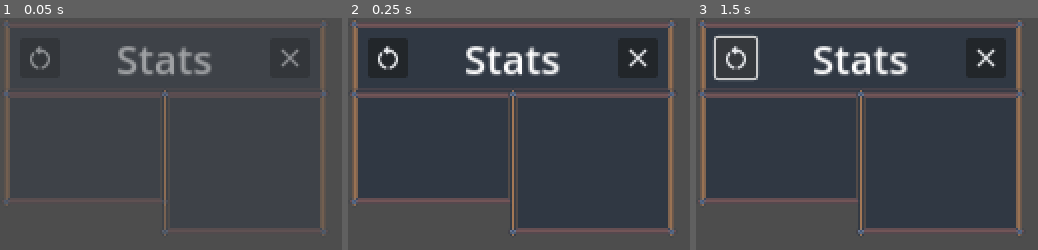
Above: before the commit, frames 1-3 (left to right).
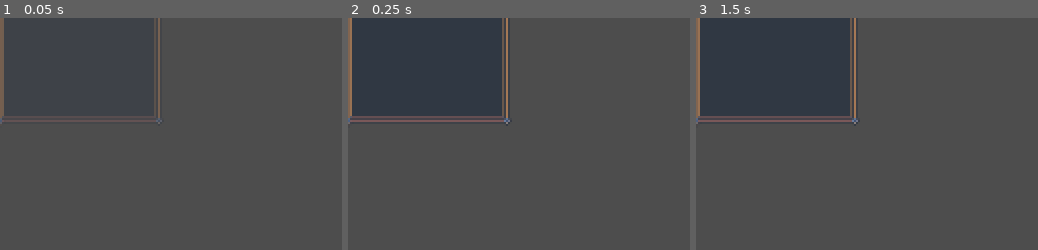
Above: after the commit, the same moments.

Repository: raven-xr/HolyOak-game
Game: Godot game, scene res://subscenes/stats/stats.tscn
Two runs of this game, one before a commit and one after it. Both use one fixed random seed, a clock stepped at 60 frames per second and the inputs below. This scene is started directly instead of the project's main scene.
Inputs (mouse positions are in pixels of both pictures, inside the frame that each line leads up to):
- Up to frame 1 (0.05 s): no input
- Up to frame 2 (0.25 s): no input
- Up to frame 3 (1.5 s): click (737, 57) at 0.52 s; click (737, 57) at 1.27 s

The runs differ from the first frame. In frame 1, 9.6% of the frame differs, in the area x 0-96%, y 0-94%; in frame 2, 63%; in frame 3, 62%.
Error in both runs: Cannot call method 'get_child' on a null value. (res://subscenes/stats/stats.gd:17)

Commit message:
Update code consistency and fixes
* Improve code consistency
* Fix a bug where stats showed the wrong upgrade cost
* Fix a bug where the platform menu overlaps the platform touch screen
* Fix a bug where the platform stats is invisible, now it appears where the units look at
* Some minor changes

Diff:
--- a/scenes/tutorial/tutorial.gd
+++ b/scenes/tutorial/tutorial.gd
@@ -5,7 +5,6 @@
 
 func _ready():
 	modulate = Color(0, 0, 0, 1)
-
 	radio_idle.play()
 	var tween_1 = get_tree().create_tween()
 	tween_1.parallel().tween_property(self, "modulate", Color(1, 1, 1, 1), 2.0)
--- a/subscenes/stats/stats.gd
+++ b/subscenes/stats/stats.gd
@@ -15,7 +15,7 @@
 
 func update_data():
 	var tower = get_parent().get_node("Towers").get_child(0)
-	value.text = str(tower.attack_range, "\n", tower.damage, "\n", tower.unit_count, "\n", tower.cost)
+	value.text = str(tower.attack_range, "\n", tower.damage, "\n", tower.unit_count, "\n", tower.current_cost)
 
 func _on_update_data_button_pressed():
 	click_2d.play()
--- a/subscenes/stats/stats.tscn
+++ b/subscenes/stats/stats.tscn
@@ -10,49 +10,82 @@
 script = ExtResource("1_8qd7j")
 
 [node name="Head" type="Label" parent="."]
-offset_right = 264.0
-offset_bottom = 65.0
+anchors_preset = 8
+anchor_left = 0.5
+anchor_top = 0.5
+anchor_right = 0.5
+anchor_bottom = 0.5
+offset_left = -132.0
+offset_top = -88.0
+offset_right = 132.0
+offset_bottom = -23.0
+grow_horizontal = 2
+grow_vertical = 2
 theme = ExtResource("2_77me8")
 theme_override_font_sizes/font_size = 32
 text = "Stats"
 horizontal_alignment = 1
 
 [node name="Key" type="Label" parent="."]
-offset_top = 56.0
-offset_right = 137.0
-offset_bottom = 152.0
+anchors_preset = 8
+anchor_left = 0.5
+anchor_top = 0.5
+anchor_right = 0.5
+anchor_bottom = 0.5
+offset_left = -132.0
+offset_top = -33.5
+offset_right = 5.0
+offset_bottom = 87.5
+grow_horizontal = 2
+grow_vertical = 2
 theme = ExtResource("2_77me8")
 theme_override_font_sizes/font_size = 16
-text = "Attack Range
-Damage
-Units
-Upgrade Cost
-"
 horizontal_alignment = 1
 
 [node name="Value" type="Label" parent="."]
-offset_left = 127.0
-offset_top = 56.0
-offset_right = 264.0
-offset_bottom = 176.0
+anchors_preset = 8
+anchor_left = 0.5
+anchor_top = 0.5
+anchor_right = 0.5
+anchor_bottom = 0.5
+offset_left = -5.0
+offset_top = -33.5
+offset_right = 132.0
+offset_bottom = 86.5
+grow_horizontal = 2
+grow_vertical = 2
 theme = ExtResource("2_77me8")
 theme_override_colors/font_color = Color(1, 1, 1, 1)
 theme_override_font_sizes/font_size = 16
 horizontal_alignment = 1
 
 [node name="UpdateDataButton" type="Button" parent="."]
-offset_left = 16.0
-offset_top = 16.0
-offset_right = 48.0
-offset_bottom = 47.0
+anchors_preset = 8
+anchor_left = 0.5
+anchor_top = 0.5
+anchor_right = 0.5
+anchor_bottom = 0.5
+offset_left = -112.0
+offset_top = -71.5
+offset_right = -80.0
+offset_bottom = -39.5
+grow_horizontal = 2
+grow_vertical = 2
 theme_override_font_sizes/font_size = 16
 icon = ExtResource("3_oaqog")
 
 [node name="CloseButton" type="Button" parent="."]
-offset_left = 216.0
-offset_top = 16.0
-offset_right = 248.0
-offset_bottom = 47.0
+anchors_preset = 8
+anchor_left = 0.5
+anchor_top = 0.5
+anchor_right = 0.5
+anchor_bottom = 0.5
+offset_left = 80.0
+offset_top = -71.5
+offset_right = 112.0
+offset_bottom = -39.5
+grow_horizontal = 2
+grow_vertical = 2
 theme_override_font_sizes/font_size = 16
 icon = ExtResource("4_a11jm")
 
--- a/units/archers/tower.gd
+++ b/units/archers/tower.gd
@@ -9,7 +9,8 @@
 var is_upgrading = false
 var damage = 0
 var attack_range = 10 # Default collision shape's radius
-var cost = 0
+var current_cost = UnitStats.archers['level_1']['cost']
+var last_cost
 var unit_count = 0
 var spawnpoints = []
 var smoke_spawnpoints = [Vector2(32, 0), Vector2(-32, 0), Vector2(0, 32), Vector2(0, -32),
@@ -33,6 +34,8 @@
 func upgrading():
 	# Inform the platform that the tower is being upgraded
 	is_upgrading = true
+	# Take money away from the player
+	PlayerStats.money -= current_cost
 	# Remove units
 	var tween = get_tree().create_tween()
 	tween.tween_property(units, "modulate", Color(1, 1, 1, 0), 0.15)
@@ -41,7 +44,8 @@
 		child.queue_free()
 	# Upgrade stats
 	damage = UnitStats.archers[str('level_', level)]['damage']
-	cost = UnitStats.archers[str('level_', level)]['cost']
+	last_cost = current_cost
+	current_cost = UnitStats.archers[str('level_', level+1)]['cost']
 	unit_count = UnitStats.archers[str('level_', level)]['unit_count']
 	spawnpoints = UnitStats.archers[str('level_', level)]['spawnpoints']
 	attack_range = UnitStats.archers[str('level_', level)]['attack_range']
@@ -61,12 +65,12 @@
 	if MAX_LEVEL != level:
 		if PlayerStats.money >= UnitStats.archers[str('level_', level+1)]['cost']:
 			get_parent().get_parent().upgrade_texture_button.disabled = false
-	# Take money away from the player
-	PlayerStats.money -= cost
 
 func destruction():
 	# Inform the platform that the tower is being destructed
 	is_upgrading = true
+	# Refund 50% of the last cost
+	PlayerStats.money += last_cost * 0.5
 	# Remove units
 	var tween_1 = get_tree().create_tween()
 	tween_1.tween_property(units, "modulate", Color(1, 1, 1, 0), 0.15)
@@ -75,17 +79,19 @@
 		child.queue_free()
 	# Play animation, SFX and GFX
 	building_2d.play()
-	for i in range(4): # Spawn 4 smokes
-		var smoke = smoke_preload.instantiate()
-		smoke.position = smoke_spawnpoints[gfx_smoke.get_child_count()-1]
-		gfx_smoke.add_child(smoke)
+	# Spawn 4 smokes
+	for i in range(4):
+		var new_smoke = smoke_preload.instantiate()
+		new_smoke.position = smoke_spawnpoints[gfx_smoke.get_child_count()-1]
+		gfx_smoke.add_child(new_smoke)
 	# Waiting for 0.7 seconds to desynchronize smokes
 	await get_tree().create_timer(0.7).timeout
 	# Spawn 4 smokes more
 	for i in range(4):
-		var smoke = smoke_preload.instantiate()
-		smoke.position = smoke_spawnpoints[gfx_smoke.get_child_count()-1]
-		gfx_smoke.add_child(smoke)
+		var new_smoke = smoke_preload.instantiate()
+		print(gfx_smoke.get_child_count())
+		new_smoke.position = smoke_spawnpoints[gfx_smoke.get_child_count()-1]
+		gfx_smoke.add_child(new_smoke)
 	# Hide the tower
 	var tween_2 = get_tree().create_tween()
 	tween_2.tween_property(self, "modulate", Color(1, 1, 1, 0), 1.0) # 3.0 - 2.0
@@ -99,8 +105,6 @@
 	get_parent().get_parent().build_texture_button.disabled = false
 	# If the platform interface is opened, then disable build button
 	get_parent().get_parent().stats_texture_button.disabled = true
-	# Refund 50% of the upgrade cost
-	PlayerStats.money += cost * 0.5
 	# Remove the tower
 	queue_free()
 
--- a/units/archers/unit.gd
+++ b/units/archers/unit.gd
@@ -59,9 +59,9 @@
 
 func shoot():
 	if len(enemies) > 0:
-		var arrow = arrow_preload.instantiate()
-		arrow.position = Vector2(0.0, -13.0)
-		arrows.add_child(arrow)
+		var new_arrow = arrow_preload.instantiate()
+		new_arrow.position = Vector2(0.0, -13.0)
+		arrows.add_child(new_arrow)
 		shot_2d.play()
 	state = COOLDOWN
 
--- a/units/platform/platform.gd
+++ b/units/platform/platform.gd
@@ -24,9 +24,9 @@
 		menu.position = Vector2(0.0, -88.0)
 	elif default_view_direction == "S":
 		if default_flip_h:
-			menu.position = Vector2(88.0, 0.0)
+			menu.position = Vector2(144.0, 0.0)
 		else:
-			menu.position = Vector2(-88.0, 0.0)
+			menu.position = Vector2(-144.0, 0.0)
 	for button in menu.get_children():
 		button.disabled = true
 	menu.modulate = Color(1, 1, 1, 0)
@@ -41,37 +41,45 @@
 		new_tower.level += 1
 		sprite_2d.visible = false
 	else:
-		var message = message_preload.instantiate()
-		message.text = str("You don't have enough money on your balance sheet. The build cost is ", cost)
-		add_child(message)
+		var new_message = message_preload.instantiate()
+		new_message.text = str("You don't have enough money on your balance sheet. The build cost is ", cost)
+		add_child(new_message)
 	close_menu()
 
 func _on_upgrade_texture_button_pressed():
 	click_2d.play()
 	var tower = towers.get_child(0)
-	var cost = UnitStats.archers[str('level_', tower.level+1)]['cost']
+	var cost = tower.current_cost
 	# Check if player has enough money
 	if PlayerStats.money >= cost:
 		tower.level += 1
 	else:
-		var message = message_preload.instantiate()
-		message.text = str("You don't have enough money on your balance sheet. The current upgrade cost is ", cost)
-		add_child(message)
+		var new_message = message_preload.instantiate()
+		new_message.text = str("You don't have enough money on your balance sheet. The current upgrade cost is ", cost)
+		add_child(new_message)
 	close_menu()
 
 func _on_remove_texture_button_pressed():
 	click_2d.play()
-	towers.get_child(0).destruction()
-	await get_tree().create_timer(1.0).timeout
+	var tower = towers.get_child(0)
+	tower.destruction()
 	sprite_2d.visible = true
 	close_menu()
 
 func _on_stats_texture_button_pressed():
 	click_2d.play()
-	var stats = stats_preload.instantiate()
-	stats.position = Vector2(-132.0, -217.0)
-	stats.text = "Attack Range\nDamage\nUnits\nUpgrade Cost"
-	add_child(stats)
+	var new_stats = stats_preload.instantiate()
+	if default_view_direction == "D":
+		new_stats.position = Vector2(0.0, 144.0)
+	elif default_view_direction == "U":
+		new_stats.position = Vector2(0.0, -144.0)
+	elif default_view_direction == "S":
+		if default_flip_h:
+			new_stats.position = Vector2(192.0, 0.0)
+		else:
+			new_stats.position = Vector2(-192.0, 0.0)
+	new_stats.text = "Attack Range\nDamage\nUnits\nUpgrade Cost"
+	add_child(new_stats)
 	close_menu()
 
 func _on_touch_screen_button_pressed():
